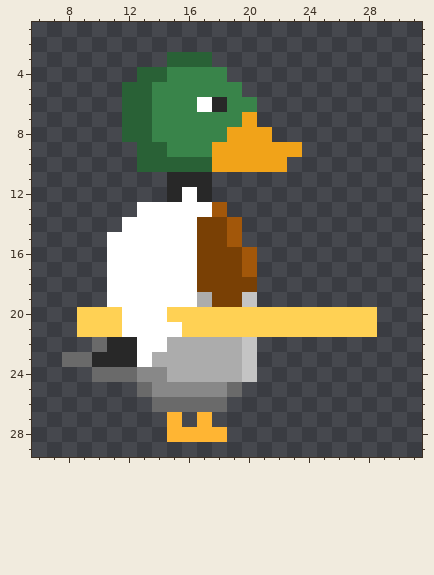
Pixel-art sprite: art/currentFrame.png. Above is the file before it was changed.
The file is 32x32 pixels. Shown: x 6..31, y 1..29.
Once edited:
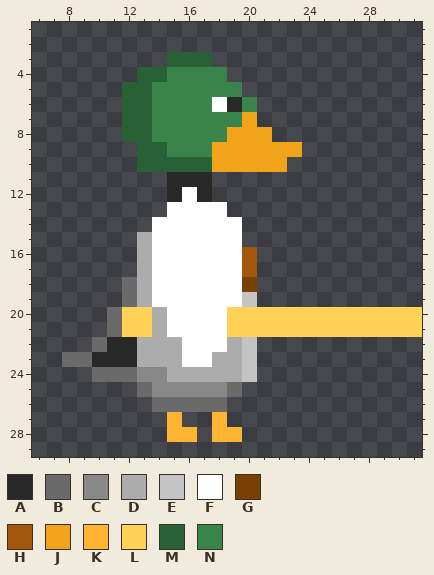
Palette (. is transparent): A #282828  B #6a6a6a  C #888888  D #acacac  E #c4c4c4  F #ffffff  G #794005  H #a2570a  J #f1a319  K #ffb533  L #ffd154  M #296136  N #39844a
The edit:
y 6: x 17..19 FAN -> NFA
y 13: x 13..14 FF -> ..; x 18 H -> F
y 14: x 12..13 FF -> ..; x 17..19 GGH -> FFF
y 15: x 11..13 FFF -> ..D; x 17..19 GGH -> FFF
y 16..17: x 11..13 FFF -> ..D; x 17..19 GGG -> FFF
y 18: x 11..13 FFF -> .BD; x 17..19 GGG -> FFF
y 19: x 11..13 FFF -> .BD; x 17..19 DGG -> FFF
y 20: x 9..18 LLLFFFLLLL -> ..BLLDFFFF; x 29..31 ... -> LLL
y 21: x 9..14 LLLFFF -> ..BLLD; x 16..18 LLL -> FFF; x 29..31 ... -> LLL
y 22: x 13..14 FF -> DD; x 16..18 DDD -> FFF
y 23: x 13 F -> D; x 16..17 DD -> FF
y 27: x 17..18 K. -> .K
y 28: x 17 K -> .; x 19 . -> K
